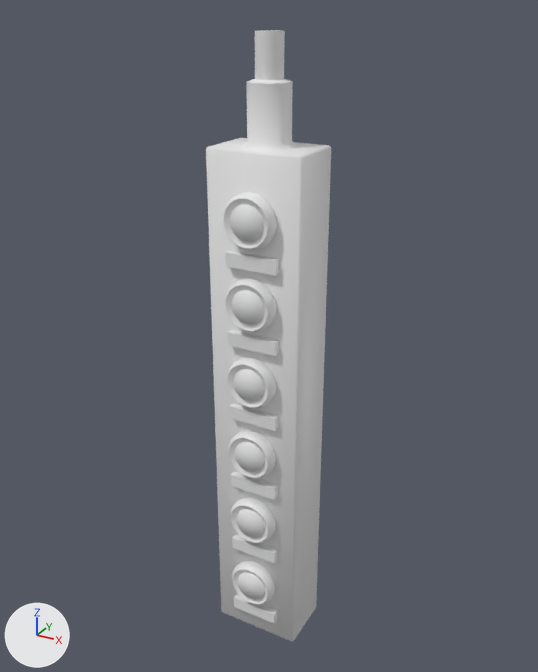
Before and after pictures for a commit that changed the FBX model Goldfinchworks/Assets/Project/Models/Enviroment_VR_LoadSlinging/RC/Mesh/Remote_Controller.fbx.
One viewpoint serves both versions: a camera (50 mm lens) standing at (0.237, -0.408, 0.45) and looking at (-0.004, 0.03, 0.232). Arrows for +X, +Y and +Z are at lower left; the lights stay in place. Where no turn or scale is listed for an object, it has been applied to the vertices.

Names of what the first picture shows: 'Remote_Controller_obj'.
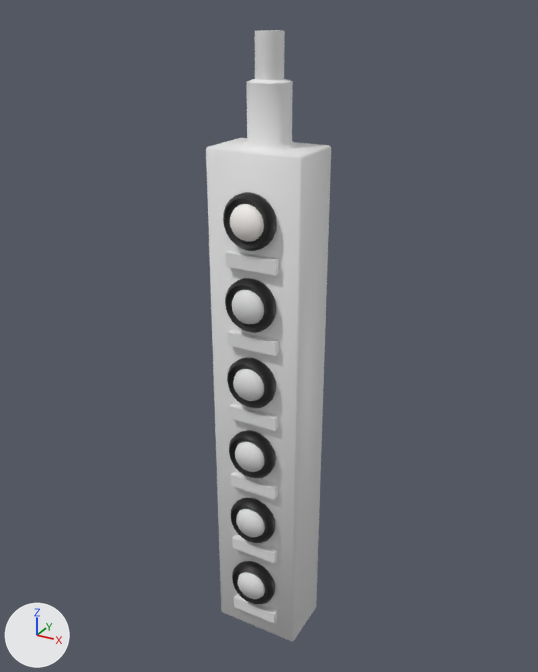
Boxes (x1, y1, x2, y2) around the edits, measured in the pictures (538 x 672 px):
```json
{"part": 1, "of": "me_mesh", "change": "recoloured", "before": [230, 204, 264, 242], "after": [230, 204, 264, 242]}
{"part": 2, "of": "me_mesh", "change": "recoloured", "before": [223, 192, 277, 604], "after": [223, 192, 277, 604], "on screen": "white to black"}
```

Scene script edits in JSON lines:
```json
{"op": "add", "block": "mat_button6", "code": ["mat_button6 = principled_material('Button6')", "mat_button6.base_color = (0.8, 0.8, 0.8)  # white #e7e7e7"]}
{"op": "add", "block": "mat_button2", "code": ["mat_button2 = principled_material('Button2')", "mat_button2.base_color = (0.8, 0.8, 0.8)  # white #e7e7e7"]}
{"op": "add", "block": "mat_button5", "code": ["mat_button5 = principled_material('Button5')", "mat_button5.base_color = (0.8, 0.8, 0.8)  # white #e7e7e7"]}
{"op": "add", "block": "mat_button4", "code": ["mat_button4 = principled_material('Button4')", "mat_button4.base_color = (0.8, 0.8, 0.8)  # white #e7e7e7"]}
{"op": "add", "block": "mat_button3", "code": ["mat_button3 = principled_material('Button3')", "mat_button3.base_color = (0.8, 0.8, 0.8)  # white #e7e7e7"]}
{"op": "add", "block": "mat_button1", "code": ["mat_button1 = principled_material('Button1')", "mat_button1.base_color = (1.0, 0.964, 0.937)  # white #fffbf8"]}
{"op": "add", "block": "mat_material_001", "code": ["mat_material_001 = principled_material('Material.001')", "mat_material_001.base_color = (0.8, 0.8, 0.8)  # white #e7e7e7"]}
{"op": "add", "block": "mat_frame", "code": ["mat_frame = principled_material('Frame')", "mat_frame.base_color = (0.0, 0.0, 0.0)  # black #000000"]}
{"block": "me_mesh", "where": "me_mesh.from_pydata(...)  # 1003 vertices, 980 faces; spans x -0.036..0.034, y -0.009..0.047, z -0.023..0.438"}
{"block": "me_mesh", "where": "# used by ob_remote_controller_obj; location = (0.0, 0.0, 0.0)"}
{"block": "me_mesh", "change": "me_mesh part 1: 48 of the faces centred in x -0.012..0.011, y -0.008..-0.006, z 0.313..0.336 switch from no material to mat_button1 (white #fffbf8)"}
{"block": "me_mesh", "change": "me_mesh part 2: 576 of the faces centred in x -0.019..0.018, y -0.006..0.001, z 0.009..0.343 switch from no material to mat_frame (black #000000)"}
{"op": "add", "block": "me_mesh", "code": "me_mesh.materials.append(mat_material_001)  # white #e7e7e7"}
{"op": "add", "block": "me_mesh", "code": "me_mesh.materials.append(mat_button2)  # white #e7e7e7"}
{"op": "add", "block": "me_mesh", "code": "me_mesh.materials.append(mat_button3)  # white #e7e7e7"}
{"op": "add", "block": "me_mesh", "code": "me_mesh.materials.append(mat_button4)  # white #e7e7e7"}
{"op": "add", "block": "me_mesh", "code": "me_mesh.materials.append(mat_button5)  # white #e7e7e7"}
{"op": "add", "block": "me_mesh", "code": "me_mesh.materials.append(mat_button6)  # white #e7e7e7"}
```
